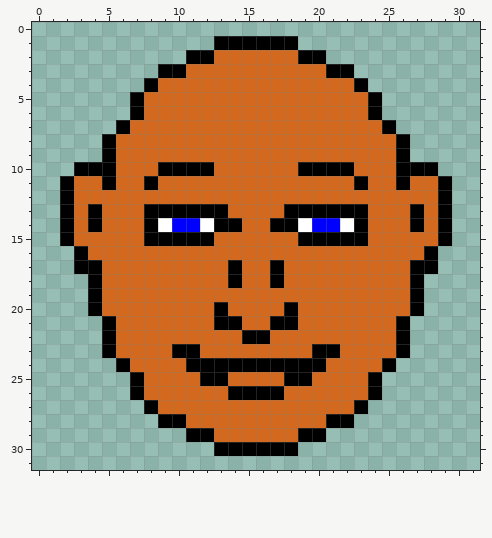
One commit to this pixel-art sprite: portrait_2.png. The picture above is the old version.
The file is 32x32 pixels.
After:
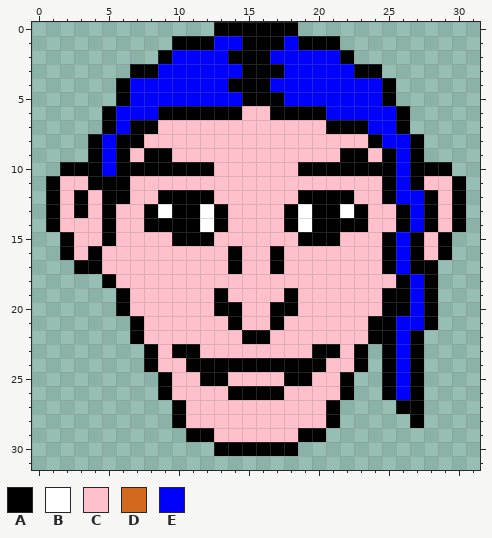
Palette (. is transparent): A #000000  B #ffffff  C #ffc0cb  D #d2691e  E #0000ff
Difference:
@@ x 0..31 @@
- 0 ................................
- 1 .............AAAAAA.............
- 2 ...........AADDDDDDAA...........
- 3 .........AADDDDDDDDDDAA.........
- 4 ........ADDDDDDDDDDDDDDA........
- 5 .......ADDDDDDDDDDDDDDDDA.......
- 6 .......ADDDDDDDDDDDDDDDDA.......
- 7 ......ADDDDDDDDDDDDDDDDDDA......
- 8 .....ADDDDDDDDDDDDDDDDDDDDA.....
- 9 .....ADDDDDDDDDDDDDDDDDDDDA.....
-10 ...AAADDDAAAADDDDDDAAAADDDAAA...
-11 ..ADDADDADDDDDDDDDDDDDDADDADDA..
-12 ..ADDDDDDDDDDDDDDDDDDDDDDDDDDA..
-13 ..ADADDDAAAAAADDDDAAAAAADDDADA..
-14 ..ADADDDABEEBAADDAABEEBADDDADA..
-15 ..ADDDDDAAAAADDDDDDAAAAADDDDDA..
-16 ...ADDDDDDDDDDDDDDDDDDDDDDDDA...
-17 ...AADDDDDDDDDADDADDDDDDDDDAA...
-18 ....ADDDDDDDDDADDADDDDDDDDDA....
-19 ....ADDDDDDDDDDDDDDDDDDDDDDA....
-20 ....ADDDDDDDDADDDDADDDDDDDDA....
-21 .....ADDDDDDDAADDAADDDDDDDA.....
-22 .....ADDDDDDDDDAADDDDDDDDDA.....
-23 .....ADDDDAADDDDDDDDAADDDDA.....
-24 ......ADDDDAAAAAAAAAADDDDA......
-25 .......ADDDDAADDDDAADDDDA.......
-26 .......ADDDDDDAAAADDDDDDA.......
-27 ........ADDDDDDDDDDDDDDA........
-28 .........AADDDDDDDDDDAA.........
-29 ...........AADDDDDDAA...........
+ 0 .............AAAAAA.............
+ 1 ..........AAAEEAAAEAAA..........
+ 2 .........AEEEEAAAEEEEEA.........
+ 3 .......AAEEEEEEAAAEEEEEAA.......
+ 4 ......AEEEEEEEAAAEEEEEEEEA......
+ 5 ......AEEEEEEEEAAAEEEEEEEA......
+ 6 .....AEEEAAAAAACCAAAAEEEEEA.....
+ 7 .....AEAACCCCCCCCCCCCAAAEEA.....
+ 8 ....AEAACCCCCCCCCCCCCCCCAEEA....
+ 9 ....AEACAACCCCCCCCCCCCAACAEA....
+10 ..AAAEAAAAAAACCCCCCAAAAAAAEAAA..
+11 .ACCAAACCCCCCCCCCCCCCCCCCAEACCA.
+12 .ACACAACCAAAACCCCCCAAAACCAEEACA.
+13 .ACACACCABAABACCCCABAABACCAEACA.
+14 .ACCCACCAAAABACCCCABAAAACCAEACA.
+15 ..ACCACCCCAAACCCCCCAAACCCAEACA..
+16 ..ACACCCCCCCCCACCACCCCCCCAEACA..
+17 ...AACCCCCCCCCACCACCCCCCCAEAA...
+18 .....ACCCCCCCCCCCCCCCCCCCCAEA...
+19 ......ACCCCCCACCCCACCCCCCAAEA...
+20 ......ACCCCCCAACCAACCCCCCAAEA...
+21 .......ACCCCCCACCACCCCCCAAEEA...
+22 .......ACCCCCCCAACCCCCCCAAEA....
+23 ........ACAACCCCCCCCAACA.AEA....
+24 ........ACCAAAAAAAAAACCA.AEA....
+25 .........ACCAACCCCAACCA..AEA....
+26 .........ACCCCAAAACCCCA..AEA....
+27 ..........ACCCCCCCCCCA....AA....
+28 ..........ACCCCCCCCCCA.....A....
+29 ...........AACCCCCCAA...........
 30 .............AAAAAA.............
Boxes around the changes in both pictures, in picture pixels (x1, y1, x2, y2):
changed: (46, 22, 466, 442)
